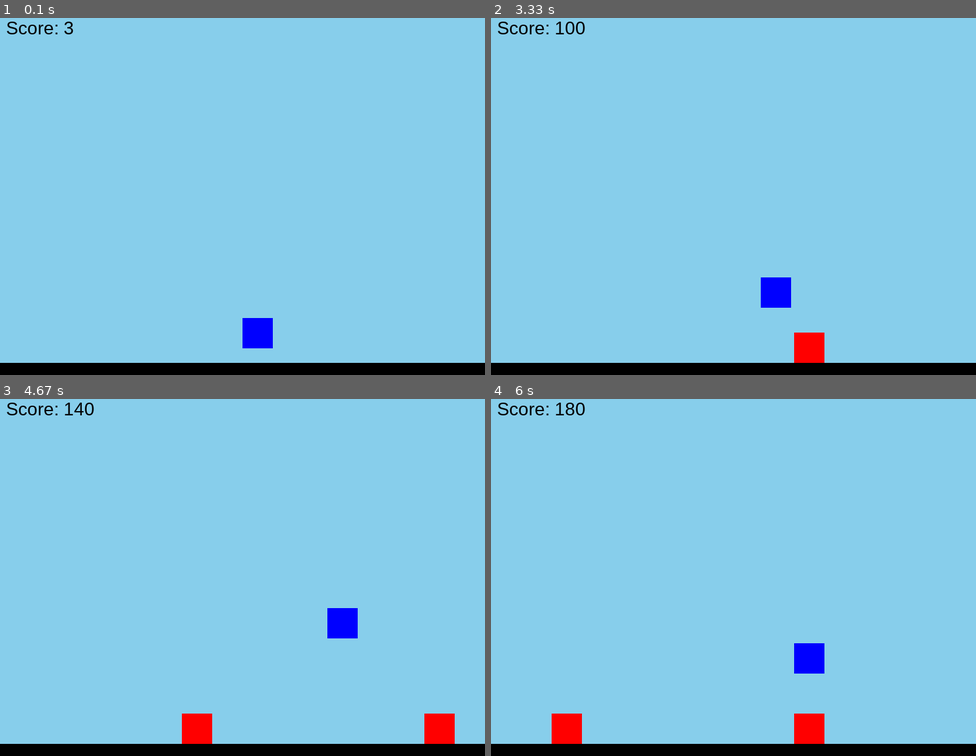
Above: before the commit, frames 1-4 (two rows, left to right).
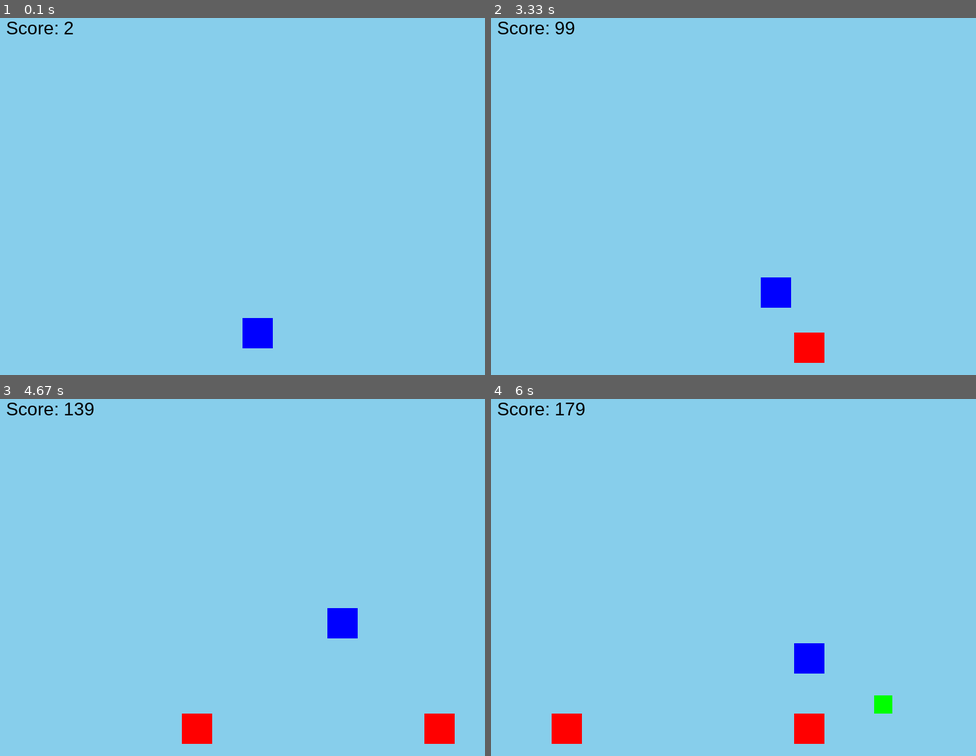
Above: after the commit, the same moments.

Repository: jakob07ffm/pygame-platformer
Game: pygame game, started from main.py
Two runs of this game, one before a commit and one after it. Both use one fixed random seed, a clock stepped at 60 frames per second and the inputs below.
Inputs:
- Up to frame 1 (0.1 s): no input
- Up to frame 2 (3.33 s): hold D 0.33-0.8 s; hold D 0.83-1.3 s; tap Space at 0.9, 1.2, 1.4, 1.7, 1.97, 2.27, 2.4, 2.7, 3.07 s; hold A 1.33-1.87 s; hold A 1.9-2.3 s; hold D 2.33-2.97 s; hold A from 3 s (still down)
- Up to frame 3 (4.67 s): tap Space at 3.37, 3.57, 3.87, 4.07, 4.37, 4.57 s; release A at 3.47 s; hold D 3.5-3.97 s; hold D 4-4.47 s; hold A from 4.5 s (still down)
- Up to frame 4 (6 s): tap Space at 4.87, 5.13, 5.43, 5.57, 5.87 s; release A at 5.03 s; hold A 5.07-5.47 s; hold D from 5.5 s (still down)

The runs differ from the first frame. In frame 1, 3.4% of the frame differs, in the area x 0-100%, y 1-100%; in frame 2, 3.5%; in frame 3, 3.5%; in frame 4, 3.7%.

Commit message:
Update main.py

Diff:
--- a/main.py
+++ b/main.py
@@ -4,23 +4,27 @@
 
 pygame.init()
 
+# Constants
 WIDTH, HEIGHT = 800, 600
-win = pygame.display.set_mode((WIDTH, HEIGHT))
-pygame.display.set_caption('Platformer with Obstacles')
-
 WHITE = (255, 255, 255)
 BLACK = (0, 0, 0)
 BLUE = (0, 0, 255)
 BG_COLOR = (135, 206, 235)
 RED = (255, 0, 0)
+GREEN = (0, 255, 0)
+YELLOW = (255, 255, 0)
 
-clock = pygame.time.Clock()
+# Initialize window
+win = pygame.display.set_mode((WIDTH, HEIGHT))
+pygame.display.set_caption('Advanced Platformer')
 
+# Game Variables
 player_size = 50
 player_pos = [WIDTH // 2, HEIGHT - 2 * player_size]
 player_vel = [0, 0]
 player_speed = 5
 player_jump = -15
+player_gravity = 1
 player_jump_count = 0
 max_jumps = 2
 scroll_speed = 5
@@ -32,21 +36,52 @@
     [WIDTH + 1000, HEIGHT - 70, 50, 50],
 ]
 
+power_ups = []
+power_up_size = 30
+power_up_effect_duration = 300  # frames
+
+backgrounds = [pygame.Surface((WIDTH, HEIGHT)) for _ in range(2)]
+backgrounds[0].fill(BG_COLOR)
+backgrounds[1].fill(BG_COLOR)
+bg_x = [0, WIDTH]
+
 score = 0
 font = pygame.font.SysFont('Arial', 30)
+clock = pygame.time.Clock()
 
+# Functions
 def generate_obstacle():
     x = random.randint(WIDTH, WIDTH + 400)
     y = HEIGHT - 70
-    return [x, y, 50, 50]
+    width = random.randint(40, 80)
+    height = random.randint(40, 80)
+    return [x, y, width, height]
 
-running = True
-while running:
-    for event in pygame.event.get():
-        if event.type == pygame.QUIT:
-            running = False
+def generate_power_up():
+    x = random.randint(WIDTH, WIDTH + 400)
+    y = HEIGHT - 100  # Place power-ups closer to the ground
+    return [x, y, power_up_size, power_up_size]
 
-    keys = pygame.key.get_pressed()
+def draw_player():
+    pygame.draw.rect(win, BLUE, (*player_pos, player_size, player_size))
+
+def draw_obstacles():
+    for obstacle in obstacles:
+        pygame.draw.rect(win, RED, obstacle)
+
+def draw_power_ups():
+    for power_up in power_ups:
+        pygame.draw.rect(win, GREEN, power_up)
+
+def draw_background():
+    for i in range(2):
+        win.blit(backgrounds[i], (bg_x[i], 0))
+        bg_x[i] -= scroll_speed // 2
+        if bg_x[i] <= -WIDTH:
+            bg_x[i] = WIDTH
+
+def handle_player_movement(keys):
+    global player_jump_count
     if keys[pygame.K_a]:
         player_pos[0] -= player_speed
     if keys[pygame.K_d]:
@@ -55,35 +90,44 @@
         player_vel[1] = player_jump
         player_jump_count += 1
 
-    player_vel[1] += 1
+def apply_gravity():
+    player_vel[1] += player_gravity
     player_pos[1] += player_vel[1]
 
-    if player_pos[0] < 0:
-        player_pos[0] = 0
-    if player_pos[0] > WIDTH - player_size:
-        player_pos[0] = WIDTH - player_size
+def check_collisions():
+    global player_jump_count, player_vel, player_pos, score, power_ups, power_up_effect_duration
 
     player_on_ground = False
-
-    if (player_pos[1] + player_size >= floor[1] and
-            player_pos[1] + player_size - player_vel[1] <= floor[1] and
-            player_pos[0] + player_size > floor[0] and
-            player_pos[0] < floor[0] + floor[2]):
+    if player_pos[1] + player_size >= floor[1]:
         player_pos[1] = floor[1] - player_size
         player_vel[1] = 0
         player_on_ground = True
         player_jump_count = 0
 
     for obstacle in obstacles:
-        if (player_pos[1] + player_size >= obstacle[1] and
-                player_pos[1] <= obstacle[1] + obstacle[3] and
-                player_pos[0] + player_size > obstacle[0] and
-                player_pos[0] < obstacle[0] + obstacle[2]):
+        if (player_pos[1] + player_size > obstacle[1] and
+            player_pos[1] < obstacle[1] + obstacle[3] and
+            player_pos[0] + player_size > obstacle[0] and
+            player_pos[0] < obstacle[0] + obstacle[2]):
             if player_vel[1] > 0:
                 player_vel[1] = 0
                 player_pos[1] = obstacle[1] - player_size
-            else:
+            elif player_vel[1] < 0:
+                player_vel[1] = 0
+                player_pos[1] = obstacle[1] + obstacle[3]
+            if player_vel[0] > 0:
                 player_pos[0] = obstacle[0] - player_size
+            elif player_vel[0] < 0:
+                player_pos[0] = obstacle[0] + obstacle[2]
+
+    for power_up in power_ups:
+        if (player_pos[1] + player_size > power_up[1] and
+            player_pos[1] < power_up[1] + power_up[3] and
+            player_pos[0] + player_size > power_up[0] and
+            player_pos[0] < power_up[0] + power_up[2]):
+            power_ups.remove(power_up)
+            score += 100
+            power_up_effect_duration = 300
 
     if player_pos[1] > HEIGHT - player_size:
         player_pos[1] = HEIGHT - player_size
@@ -91,31 +135,55 @@
         player_on_ground = True
         player_jump_count = 0
 
+    return player_on_ground
+
+def update_obstacles():
     for obstacle in obstacles:
         obstacle[0] -= scroll_speed
+    if obstacles and obstacles[0][0] + obstacles[0][2] < 0:
+        obstacles.pop(0)
+        obstacles.append(generate_obstacle())
 
-    for obstacle in obstacles:
-        if obstacle[0] + obstacle[2] < 0:
-            obstacles.remove(obstacle)
-            new_obstacle = generate_obstacle()
-            obstacles.append(new_obstacle)
+def update_power_ups():
+    for power_up in power_ups:
+        power_up[0] -= scroll_speed
+    if power_ups and power_ups[0][0] + power_ups[0][2] < 0:
+        power_ups.pop(0)
+    if random.randint(1, 200) == 1:  # Less frequent power-up generation
+        power_ups.append(generate_power_up())
 
-    score += 1
-
-    win.fill(BG_COLOR)
-
-    pygame.draw.rect(win, BLACK, floor)
-
-    for obstacle in obstacles:
-        pygame.draw.rect(win, RED, obstacle)
-
-    pygame.draw.rect(win, BLUE, (*player_pos, player_size, player_size))
-
+def draw_score():
     score_text = font.render(f'Score: {score}', True, BLACK)
     win.blit(score_text, (10, 10))
 
+# Main game loop
+running = True
+while running:
+    win.fill(WHITE)
+    draw_background()
+
+    for event in pygame.event.get():
+        if event.type == pygame.QUIT:
+            running = False
+
+    keys = pygame.key.get_pressed()
+    handle_player_movement(keys)
+    apply_gravity()
+    player_on_ground = check_collisions()
+
+    update_obstacles()
+    update_power_ups()
+
+    draw_obstacles()
+    draw_power_ups()
+    draw_player()
+    draw_score()
+
+    score += 1
+    if power_up_effect_duration > 0:
+        power_up_effect_duration -= 1
+
     pygame.display.flip()
-
     clock.tick(30)
 
 pygame.quit()
